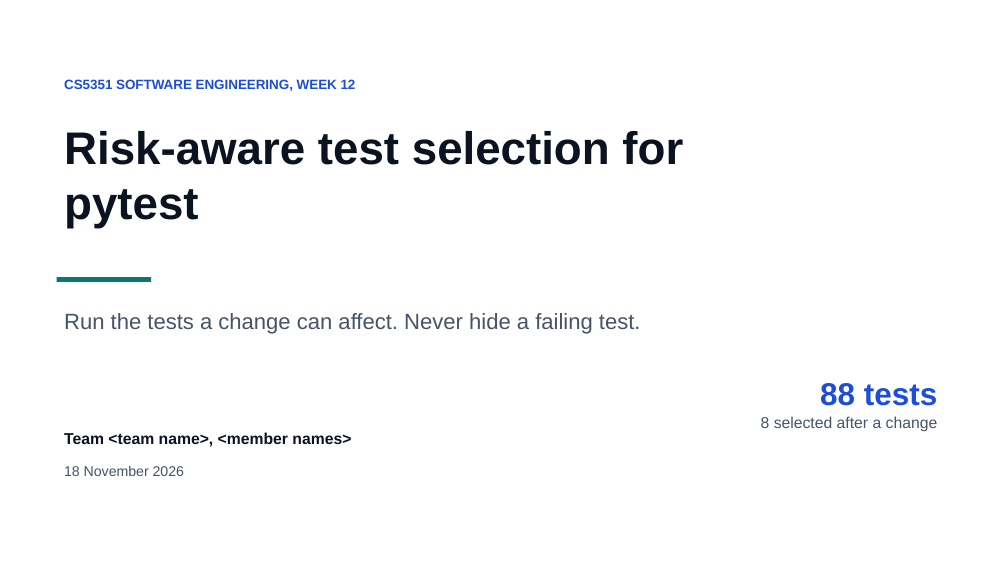
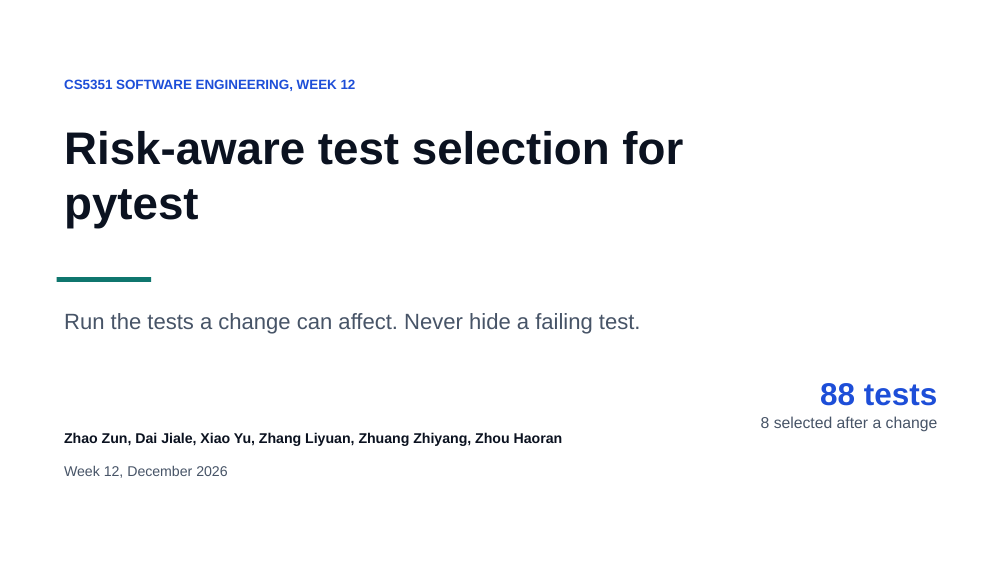
Before and after one commit to bufuzhouyu/cs5351-pytest-risktest, a slide deck: slide 1 of docs/report/presentation.pptx. Drawn at 1008x567 pixels with LibreOffice and Linux fonts; fonts in the diff are those of the drawing. Boxes give left, top, right and bottom in pixels: in the first picture for what was removed or moved away, otherwise in the second. Text is boxed around its words. In the diff, an @@ line names an element or a change of style, - is before the commit and + after.

```diff
--- a/docs/report/presentation.pptx
+++ b/docs/report/presentation.pptx
@@ text at bbox=[64, 432, 563, 446]: text changed; size 15 to 13.5 pt @@
-Team <team name>, <member names>
+Zhao Zun, Dai Jiale, Xiao Yu, Zhang Liyuan, Zhuang Zhiyang, Zhou Haoran
@@ text at bbox=[64, 465, 227, 478]: text changed @@
-18 November 2026
+Week 12, December 2026
```
Also in this commit, not shown: 16 other files.
